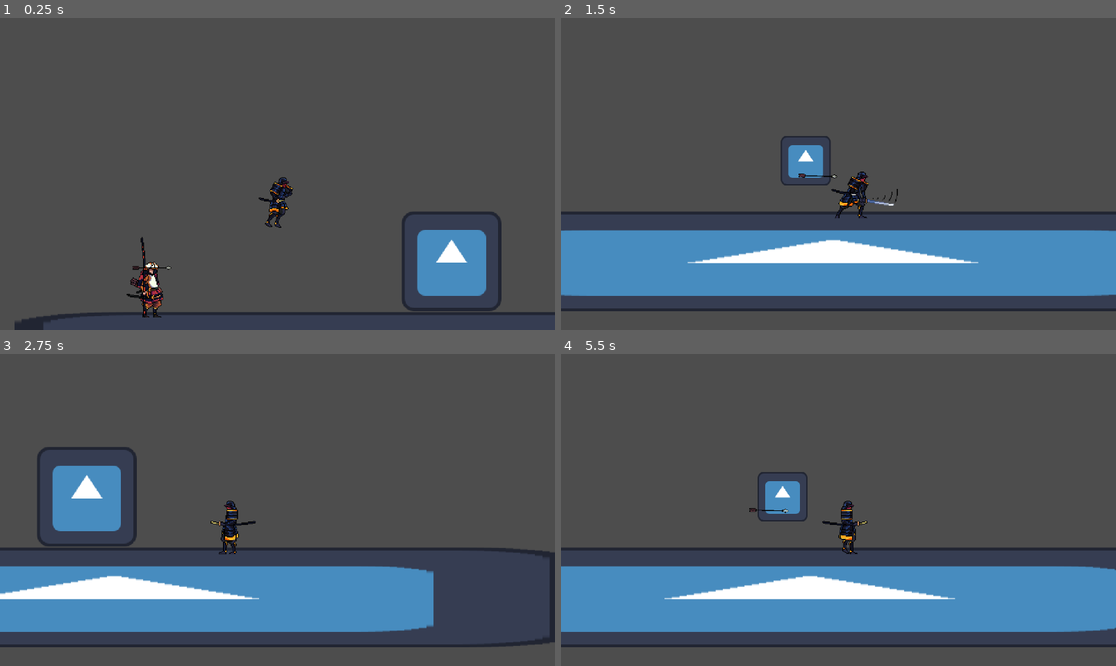
Above: before the commit, frames 1-4 (two rows, left to right).
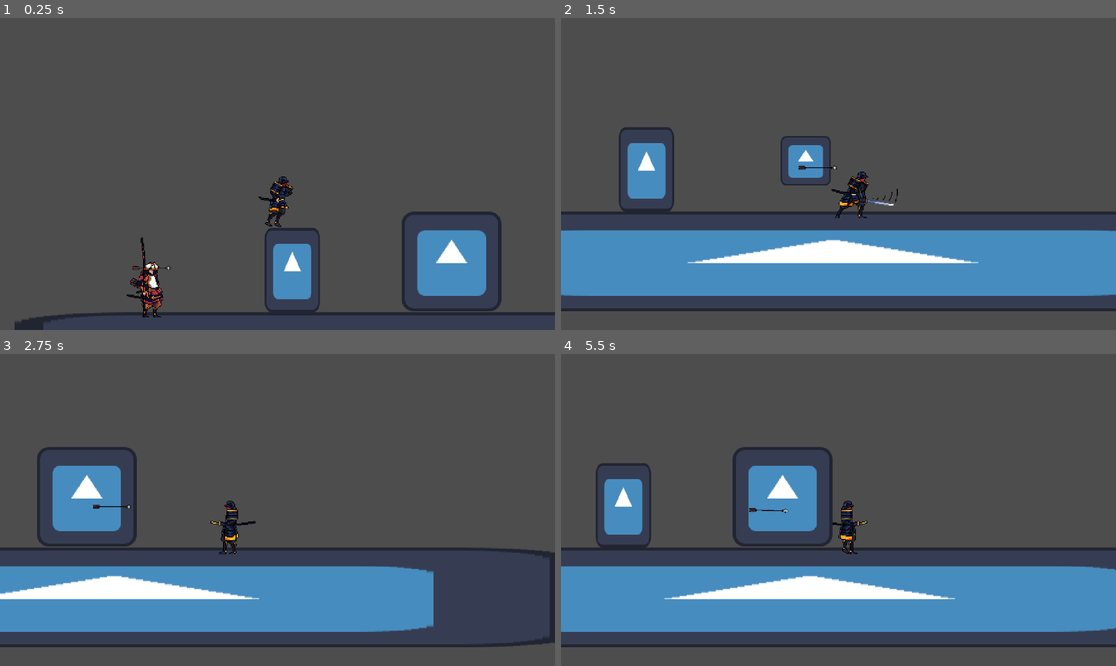
Above: after the commit, the same moments.

Repository: big-man-brendan/game-assesment
Game: Godot game, scene res://Scenes/platform.tscn
The game is run twice, just before and just after one commit, with the same random seed, the same clock (stepped at 60 frames per second) and the same inputs. The engine's default icon, where the game draws it, is replaced by a stand-in: a white triangle on a blue panel in a dark square.
Inputs:
- Up to frame 1 (0.25 s): no input
- Up to frame 2 (1.5 s): tap Enter (ui_accept) at 0.5, 0.6, 0.77, 1.07 s; hold Right (ui_right) from 0.53 s (still down); tap X (Melee) at 1.35 s
- Up to frame 3 (2.75 s): tap Enter (ui_accept) at 1.52, 1.55, 1.82, 2.3 s; release Right (ui_right) at 2.03 s; hold Left (ui_left) from 2.03 s (still down); hold C (dash) from 2.03 s (still down)
- Up to frame 4 (5.5 s): release Left (ui_left) at 2.78 s; release C (dash) at 2.78 s; hold Right (ui_right) 2.78-4.28 s; tap Enter (ui_accept) at 2.85, 3.02, 3.32, 3.77, 3.8, 4.07, 4.52, 4.55, 4.82, 5.1 s; tap X (Melee) at 3.6 s; hold Left (ui_left) 4.28-5.03 s; tap C (dash) at 4.35 s; hold Right (ui_right) from 5.03 s (still down)

The runs differ from the first frame. In frame 1, 2.0% of the frame differs, in the area x 10-90%, y 50-96%; in frame 2, 1.7%; in frame 3, less than 0.1%; in frame 4, 4.4%, in the area x 6-60%, y 29-75%.

Commit message:
Fixed the arrow isue at least i thought i did. now the player is not decetinh the arrow

Diff:
--- a/Scenes/arrow.tscn
+++ b/Scenes/arrow.tscn
@@ -1,13 +1,15 @@
 [gd_scene format=3 uid="uid://bghob6cv5cav5"]
 
 [ext_resource type="Texture2D" uid="uid://blg2n4jxd56hy" path="res://Assets/Art/Samurai_assets/Samurai_Archer/Arrow.png" id="1_2u0bd"]
+[ext_resource type="Script" uid="uid://db2vodl5sxle3" path="res://Scripts/arrow.gd" id="1_h5x2m"]
 
 [sub_resource type="RectangleShape2D" id="RectangleShape2D_h5x2m"]
 size = Vector2(50, 5)
 
 [node name="Arrow" type="Area2D" unique_id=1580336294]
-collision_layer = 255
-collision_mask = 255
+collision_layer = 0
+collision_mask = 17
+script = ExtResource("1_h5x2m")
 
 [node name="Sprite2D" type="Sprite2D" parent="." unique_id=989159614]
 texture = ExtResource("1_2u0bd")
@@ -15,3 +17,6 @@
 [node name="CollisionShape2D" type="CollisionShape2D" parent="." unique_id=1315849726]
 position = Vector2(2, 0.5)
 shape = SubResource("RectangleShape2D_h5x2m")
+
+[connection signal="area_entered" from="." to="." method="_on_area_entered"]
+[connection signal="body_entered" from="." to="." method="_on_body_entered"]
--- a/Scenes/charectir.tscn
+++ b/Scenes/charectir.tscn
@@ -270,7 +270,7 @@
 size = Vector2(31, 64)
 
 [node name="Charectir" type="CharacterBody2D" unique_id=579283918]
-collision_layer = 16
+collision_layer = 0
 script = ExtResource("1_gmkxy")
 
 [node name="CollisionShape2D" type="CollisionShape2D" parent="." unique_id=1842387509]
@@ -300,7 +300,7 @@
 [node name="Damage_box" type="Area2D" parent="." unique_id=1381531231]
 position = Vector2(0, 25)
 collision_layer = 2
-collision_mask = 2
+collision_mask = 0
 
 [node name="CollisionShape2D" type="CollisionShape2D" parent="Damage_box" unique_id=538499711]
 position = Vector2(39.25, 0)
@@ -308,7 +308,7 @@
 
 [node name="Hurt_box" type="Area2D" parent="." unique_id=40666505]
 collision_layer = 16
-collision_mask = 16
+collision_mask = 0
 
 [node name="CollisionShape2D" type="CollisionShape2D" parent="Hurt_box" unique_id=417244682]
 modulate = Color(1, 0.35708958, 0.5696613, 1)
--- a/Scenes/platform.tscn
+++ b/Scenes/platform.tscn
@@ -7,6 +7,9 @@
 
 [sub_resource type="RectangleShape2D" id="RectangleShape2D_s8bxr"]
 size = Vector2(1180, 116)
+
+[sub_resource type="RectangleShape2D" id="RectangleShape2D_mlqre"]
+size = Vector2(70, 103)
 
 [node name="StaticBody2D" type="StaticBody2D" unique_id=1424389877]
 
@@ -32,3 +35,15 @@
 
 [node name="SamuraiArcher" parent="." unique_id=163221639 instance=ExtResource("4_mlqre")]
 position = Vector2(157, 343)
+
+[node name="StaticBody2D" type="StaticBody2D" parent="." unique_id=705148240]
+position = Vector2(359, 425)
+
+[node name="Sprite2D" type="Sprite2D" parent="StaticBody2D" unique_id=1585837396]
+position = Vector2(-20.000008, 11)
+scale = Vector2(0.5546876, 0.84375)
+texture = ExtResource("1_n5262")
+
+[node name="CollisionShape2D" type="CollisionShape2D" parent="StaticBody2D" unique_id=475202561]
+position = Vector2(-20, 11.5)
+shape = SubResource("RectangleShape2D_mlqre")
--- a/Scenes/samurai_archer.tscn
+++ b/Scenes/samurai_archer.tscn
@@ -79,6 +79,7 @@
 }]
 
 [node name="SamuraiArcher" type="CharacterBody2D" unique_id=1149255365]
+collision_layer = 2
 script = ExtResource("1_jrs1t")
 
 [node name="HitBox" type="CollisionShape2D" parent="." unique_id=1377003737]
@@ -90,4 +91,4 @@
 animation = &"Idle"
 
 [node name="Arrow" parent="." unique_id=1580336294 instance=ExtResource("3_mwydd")]
-collision_mask = 253
+collision_mask = 17
--- a/Scripts/arrow.gd
+++ b/Scripts/arrow.gd
@@ -29,8 +29,17 @@
 
 
 
+
 func _on_area_entered(area: Area2D) -> void:
 
+	await get_tree().physics_frame
 	shooting = false
 	print("Area_entered")
 	position.x = 100000
+
+#
+#func _on_body_entered(body: Node2D) -> void:
+	#
+	#shooting = false
+	#print("Area_entered")
+	#position.x = 100000
--- a/Scripts/character_body_2d.gd
+++ b/Scripts/character_body_2d.gd
@@ -172,4 +172,5 @@
 
 
 func _on_hurt_box_area_entered(area: Area2D) -> void:
+
 	print("HIT HIT")
--- a/Scripts/samurai_archer.gd
+++ b/Scripts/samurai_archer.gd
@@ -30,8 +30,8 @@
 	if position.distance_to($"../Charectir".position) < 500:
 		pass
 
-		if Input.is_action_just_pressed("ui_accept"):
-			shoot()
+		#if Input.is_action_just_pressed("ui_accept"):
+			#shoot()
 
 		if position.distance_to($"../Charectir".position) < 200:
 			pass
@@ -40,20 +40,20 @@
 
 	move_and_slide()
 
-func shoot():
-
-	$Arrow.position = Vector2(0,0)
-	direction = ($"../Charectir".global_position - global_position).normalized()
-	$Arrow.rotation = direction.angle()
-	shooting = true
+#func shoot():
+	#
+	#$Arrow.position = Vector2(0,0)
+	#direction = ($"../Charectir".global_position - global_position).normalized()
+	#$Arrow.rotation = direction.angle()
+	#shooting = true
 
 
-func _on_samurai_archer_shoot() -> void:
-	position = Vector2(0,0)
-	direction = ($"../../Charectir".global_position - global_position).normalized()
-	rotation = direction.angle()
-	shooting = true
-
+#func _on_samurai_archer_shoot() -> void:
+	#position = Vector2(0,0)
+	#direction = ($"../../Charectir".global_position - global_position).normalized()
+	#rotation = direction.angle()
+	#shooting = true
+	#
 
 
 func _on_area_entered(area: Area2D) -> void:
